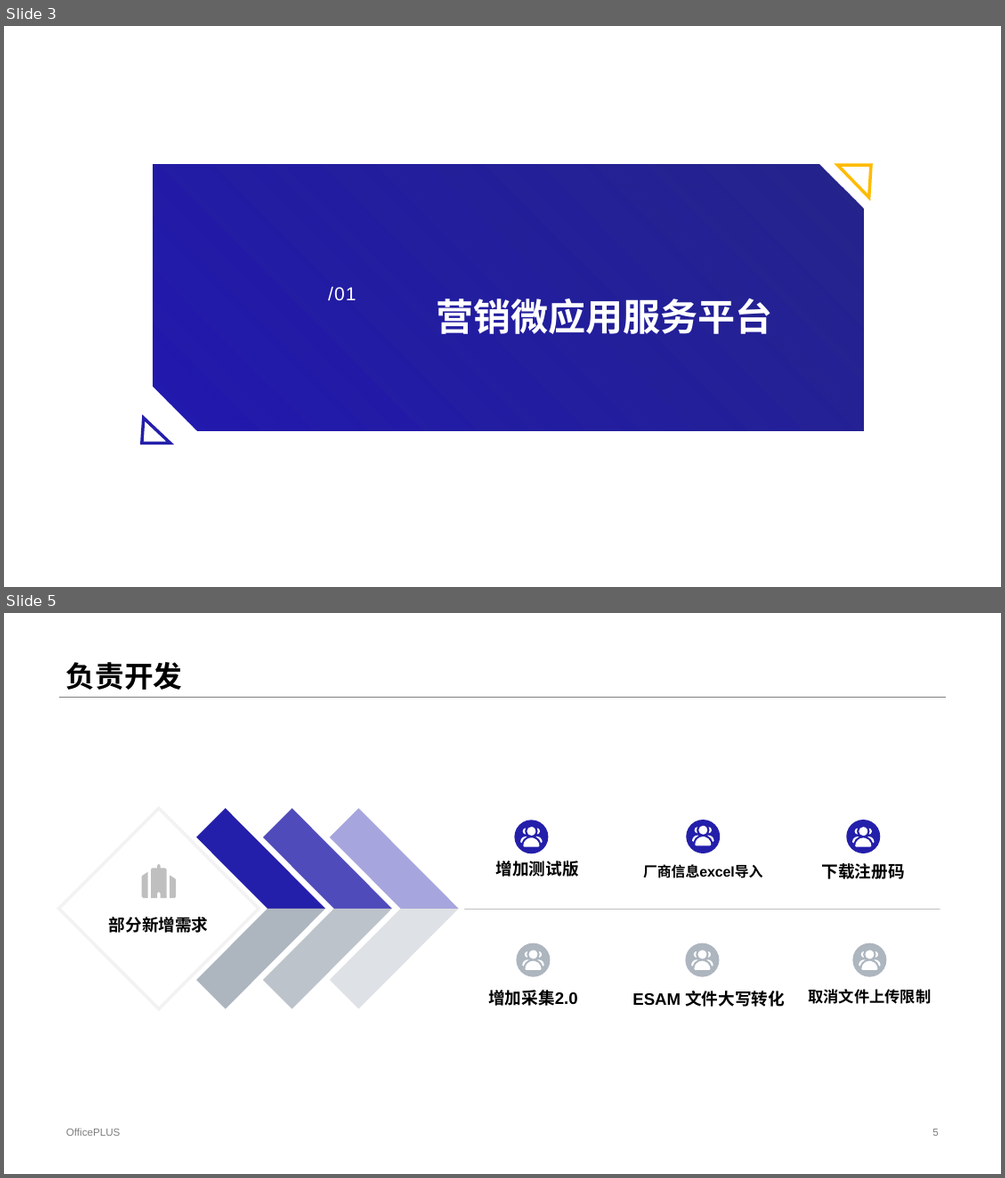
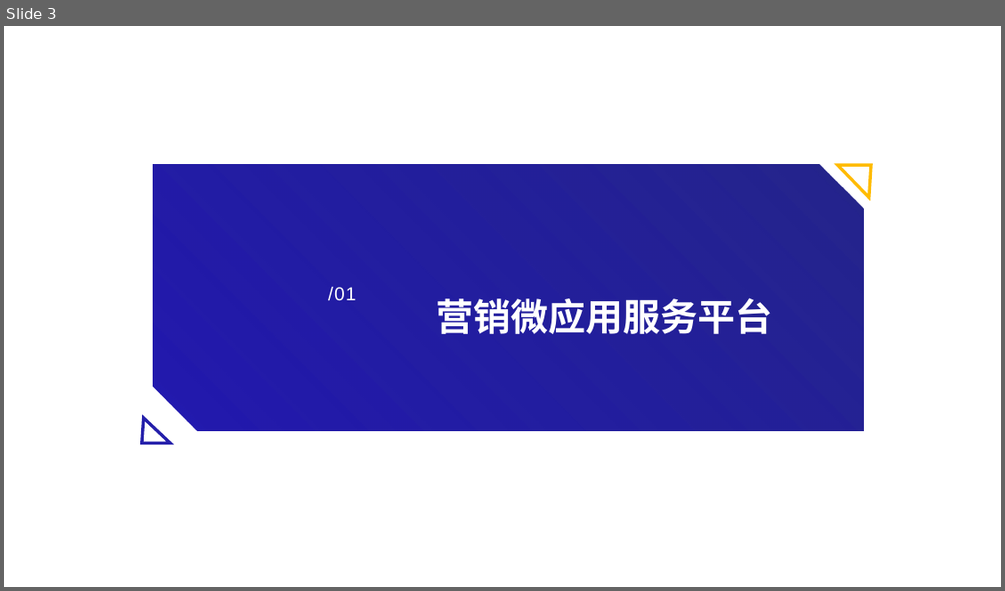
Before and after one commit to czx-dev/note, a slide deck: 陈仲贤述职答辩.pptx. Shown one above the other, each under a label of ours: slides 3 and 5 before the commit, slide 3 after it; the slides between them are not shown. The pictures are 1005x1178 and 1005x591 pixels, drawn with LibreOffice and Linux fonts; fonts in the diff are those of the drawing. Boxes give left, top, right and bottom in pixels: in the first picture for what was removed or moved away, otherwise in the second. Text is boxed around its words. In the diff, an @@ line names an element or a change of style, - is before the commit and + after.

```diff
--- a/陈仲贤述职答辩.pptx
+++ b/陈仲贤述职答辩.pptx
@@ slide 5 removed at <box>4,613,1001,1174</box>, background #FFFFFF @@
@@ title removed at <box>66,662,183,690</box> @@
-负责开发
@@ line removed from (58, 697) to (947, 697) @@
@@ group removed at <box>58,808,940,1008</box>: 13 freeform shapes, 7 texts, 6 ellipses, 1 diamond, 1 line @@
-部分新增需求
-增加测试版
-厂商信息excel导入
-下载注册码
-增加采集2.0
-ESAM 文件大写转化
-取消文件上传限制
@@ text removed at <box>66,1127,121,1135</box> @@
-OfficePLUS
@@ page number removed at <box>932,1128,938,1135</box> @@
-5
```
Also in this commit, not shown: 8 slides changed, 2 other slides removed, 15 other files.
